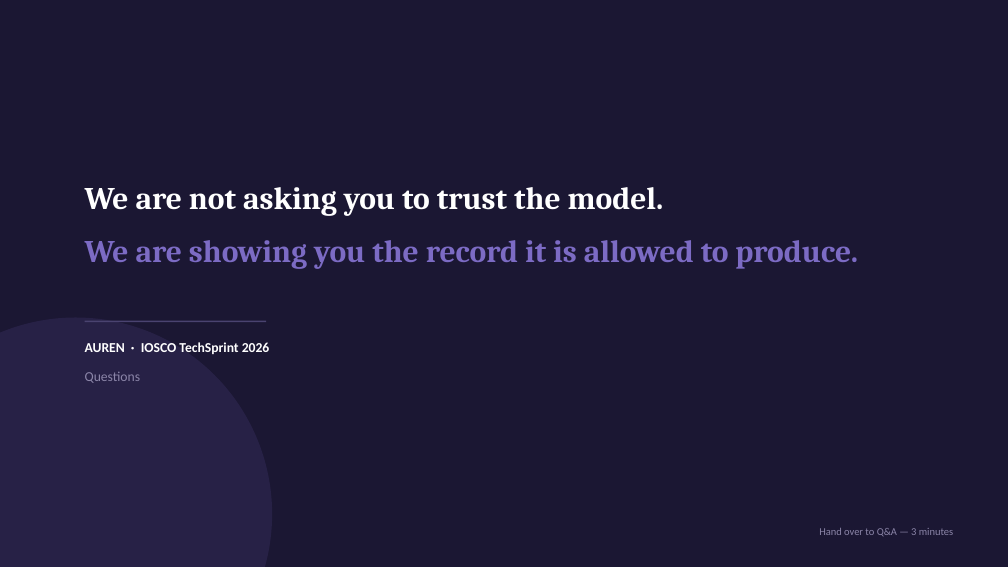
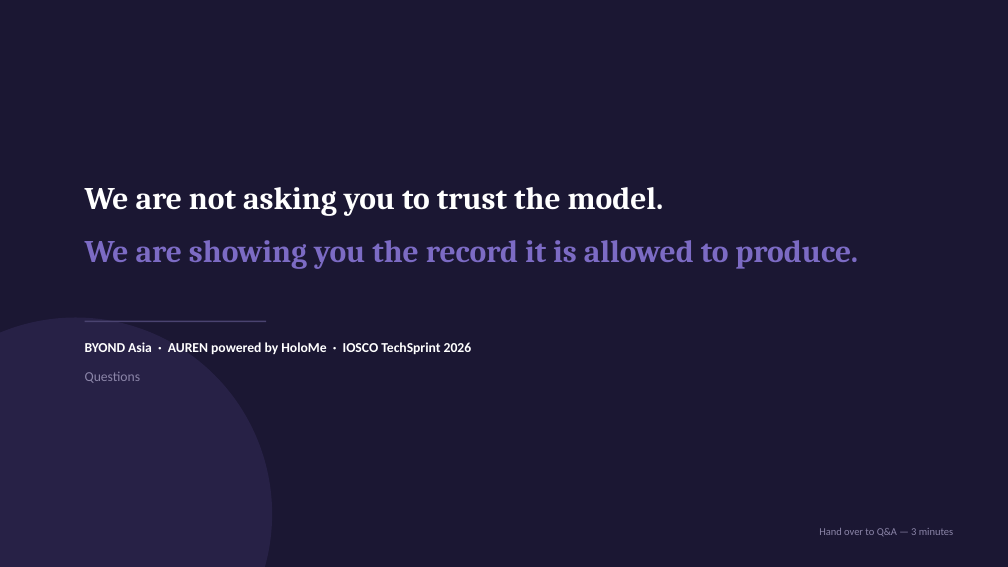
Before and after one commit to Fred-Byond/dengar, a slide deck: slide 9 of docs/AUREN-IOSCO-TechSprint-Demo-Day.pptx. Drawn at 1008x567 pixels with LibreOffice and Linux fonts; fonts in the diff are those of the drawing. Boxes give left, top, right and bottom in pixels: in the first picture for what was removed or moved away, otherwise in the second. Text is boxed around its words. In the diff, an @@ line names an element or a change of style, - is before the commit and + after.

```diff
--- a/docs/AUREN-IOSCO-TechSprint-Demo-Day.pptx
+++ b/docs/AUREN-IOSCO-TechSprint-Demo-Day.pptx
@@ text at (x1=85, y1=342, x2=472, y2=354): text changed @@
-AUREN · IOSCO TechSprint 2026
+BYOND Asia · AUREN powered by HoloMe · IOSCO TechSprint 2026
```
Also in this commit, not shown: 4 other slides changed, 1 other file.
